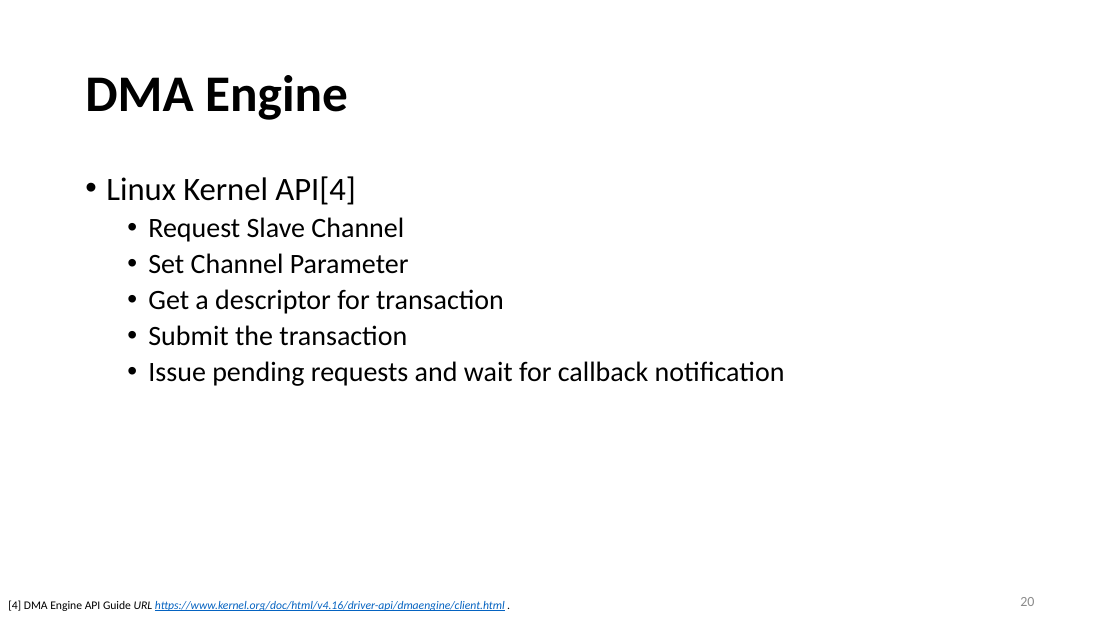
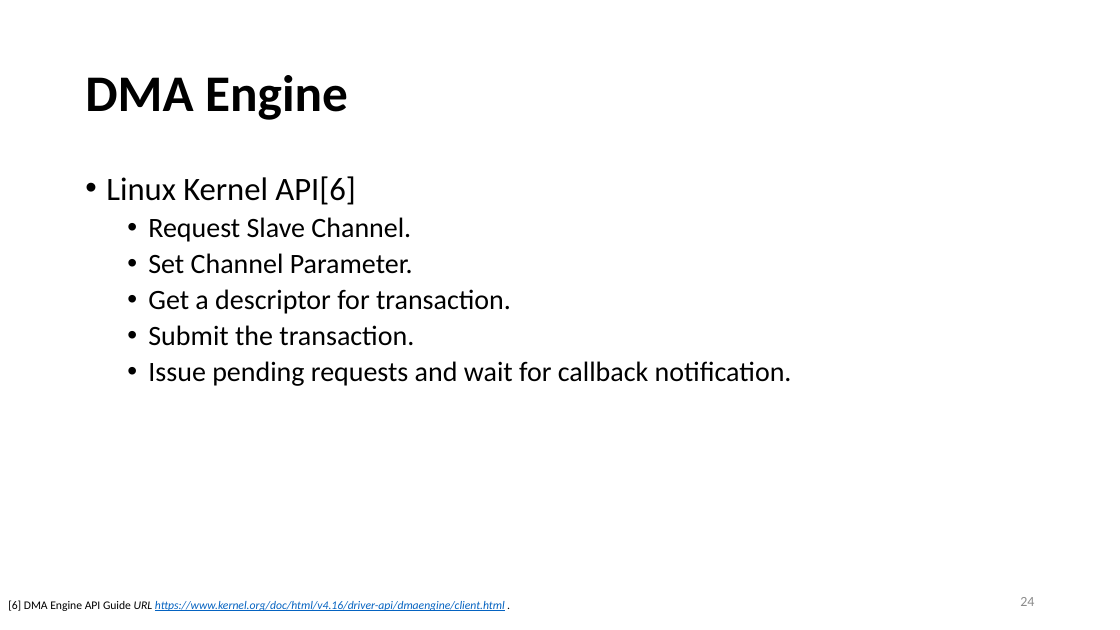
Before and after one commit to yllibliu/presentation, a slide deck: slide 24 of UIO.pptx (slide 20 before the commit). Drawn at 1120x630 pixels with LibreOffice and Linux fonts; fonts in the diff are those of the drawing. Boxes give left, top, right and bottom in pixels: in the first picture for what was removed or moved away, otherwise in the second. Text is boxed around its words. In the diff, an @@ line names an element or a change of style, - is before the commit and + after.

```diff
--- a/UIO.pptx
+++ b/UIO.pptx
@@ text at (106, 176, 792, 386): text changed @@
-• Linux Kernel API[4]
-  • Request Slave Channel
-  • Set Channel Parameter
-  • Get a descriptor for transaction
-  • Submit the transaction
-  • Issue pending requests and wait for callback notification
+• Linux Kernel API[6]
+  • Request Slave Channel.
+  • Set Channel Parameter.
+  • Get a descriptor for transaction.
+  • Submit the transaction.
+  • Issue pending requests and wait for callback notification.
@@ page number at (1020, 597, 1034, 606): text changed @@
-20
+24
@@ text at (8, 600, 505, 611): text changed @@
-[4] DMA Engine API Guide URL https://www.kernel.org/doc/html/v4.16/driver-api/dmaengine/client.html .
+[6] DMA Engine API Guide URL https://www.kernel.org/doc/html/v4.16/driver-api/dmaengine/client.html .
```
Also in this commit, not shown: 33 other slides changed, 3 slides added, 3 slides removed, 1 other file.
